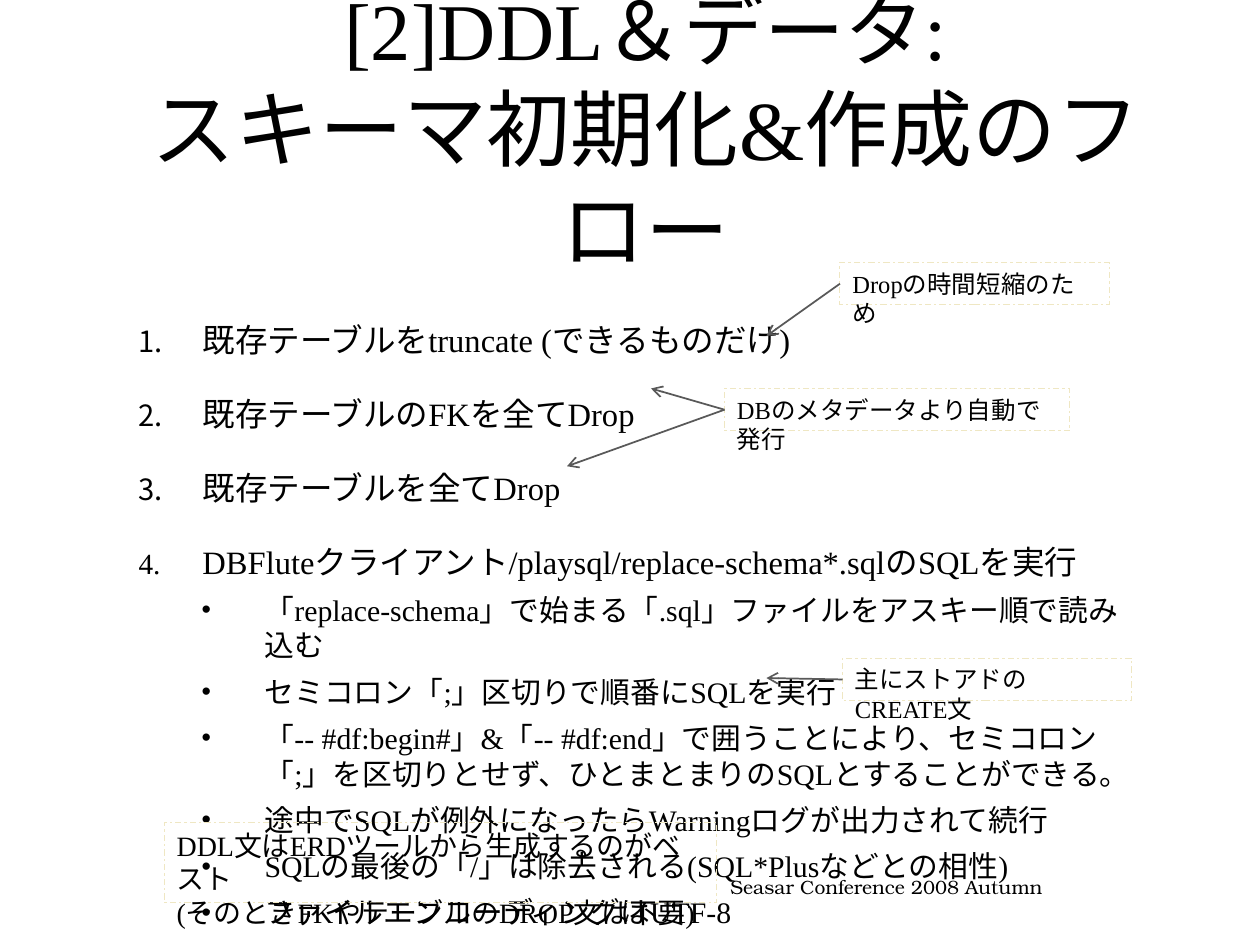
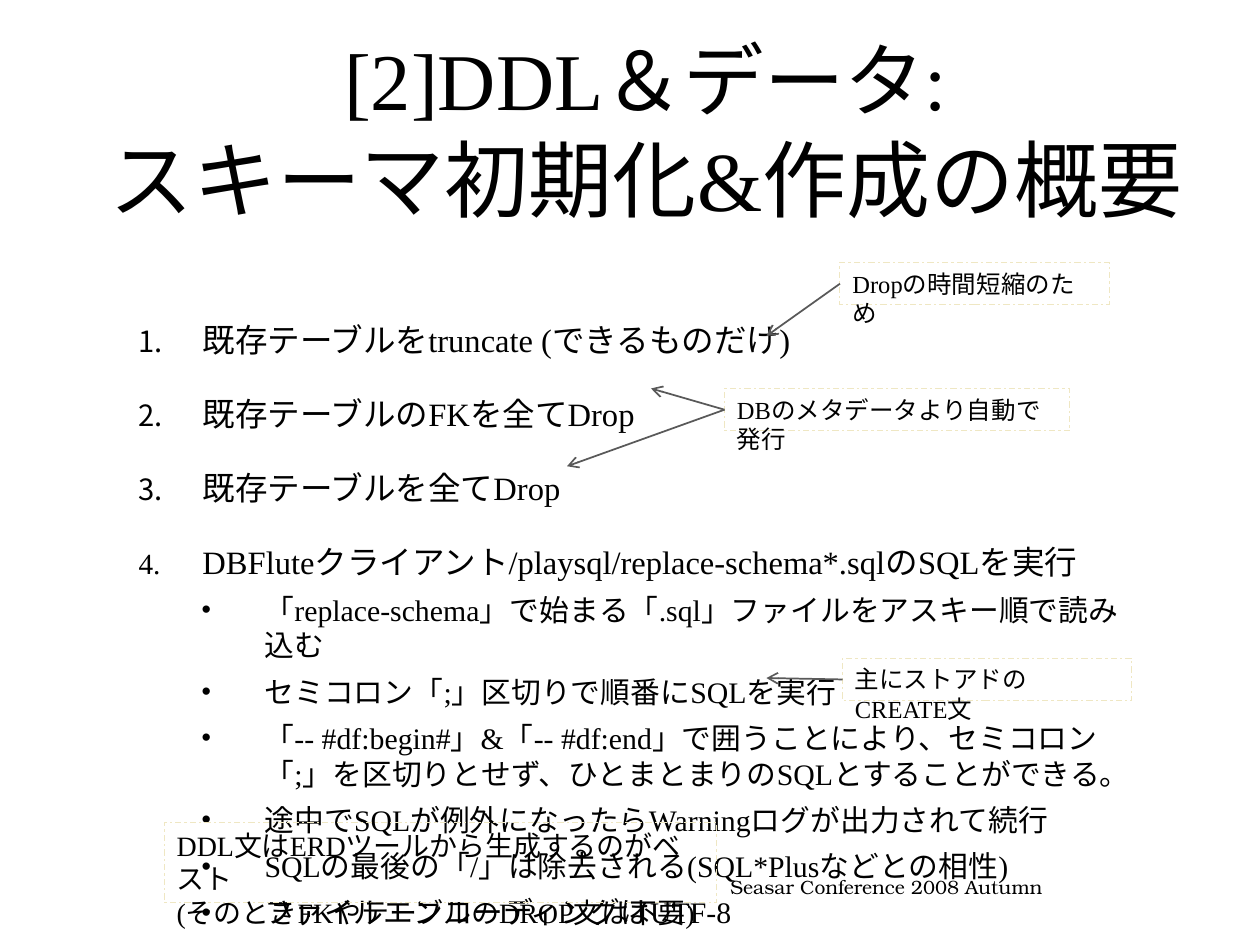
Before and after one commit to seasarorg/dbflute, a slide deck: slide 22 of dbflute/etc/doc/ref/session/resource/GenbaSolution2-sc2008autumn-dbflute.pptx. Drawn at 1260x945 pixels with LibreOffice and Linux fonts; fonts in the diff are those of the drawing; background and template pictures are left out. Boxes give left, top, right and bottom in pixels: in the first picture for what was removed or moved away, otherwise in the second. Text is boxed around its words. In the diff, an @@ line names an element or a change of style, - is before the commit and + after.

```diff
--- a/dbflute/etc/doc/ref/session/resource/GenbaSolution2-sc2008autumn-dbflute.pptx
+++ b/dbflute/etc/doc/ref/session/resource/GenbaSolution2-sc2008autumn-dbflute.pptx
@@ title at (109,47,1182,218): text changed @@
-[2]DDL＆データ:
-スキーマ初期化&作成のフロー
+[2]DDL＆データ:
+スキーマ初期化&作成の概要
```
Also in this commit, not shown: 1 other slide changed, 1 slide added.
